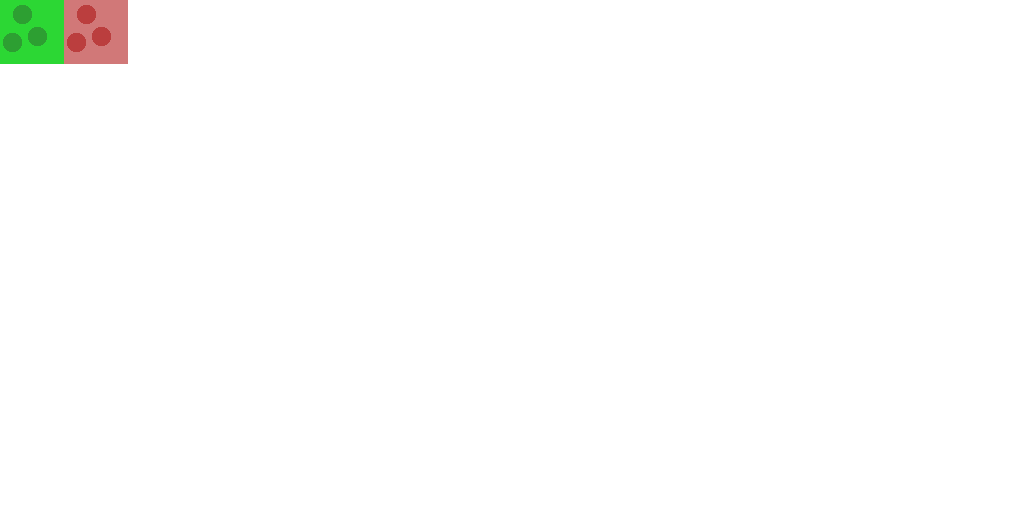
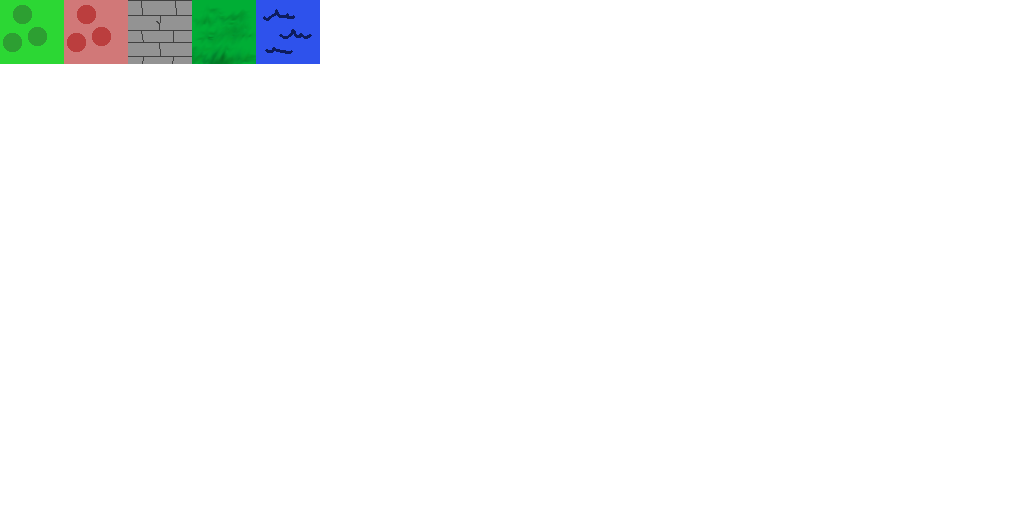
Revision of a layered 1024 x 512 image; what changed, layer by layer:
added layer "tile copy #5" above "tile copy #4" over (256, 0, 320, 64)
added layer "tile copy #4" above "tile copy #3" over (192, 0, 256, 64)
added layer "tile copy #3" above "tile copy #2" over (128, 0, 192, 64)
